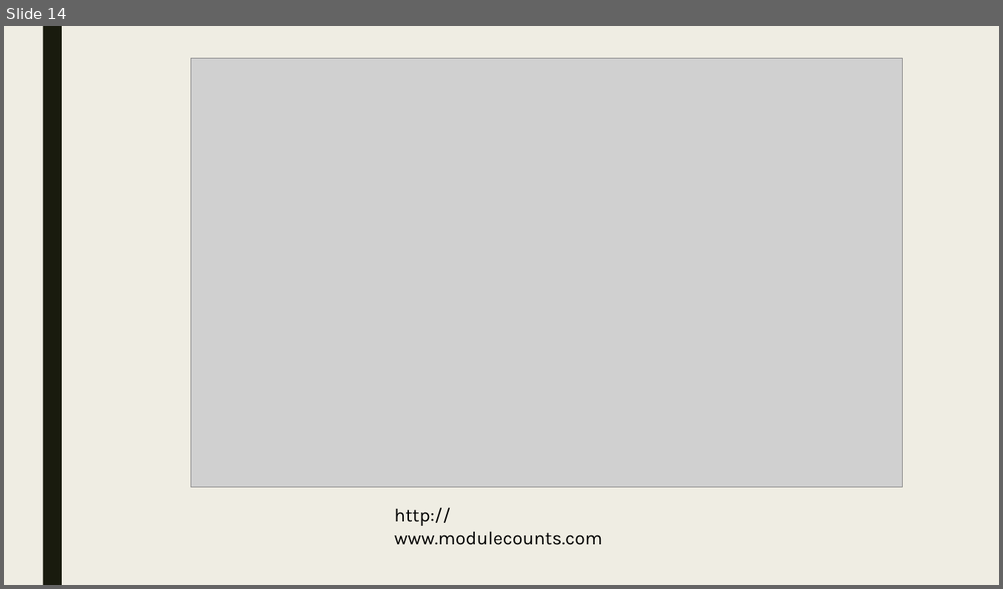
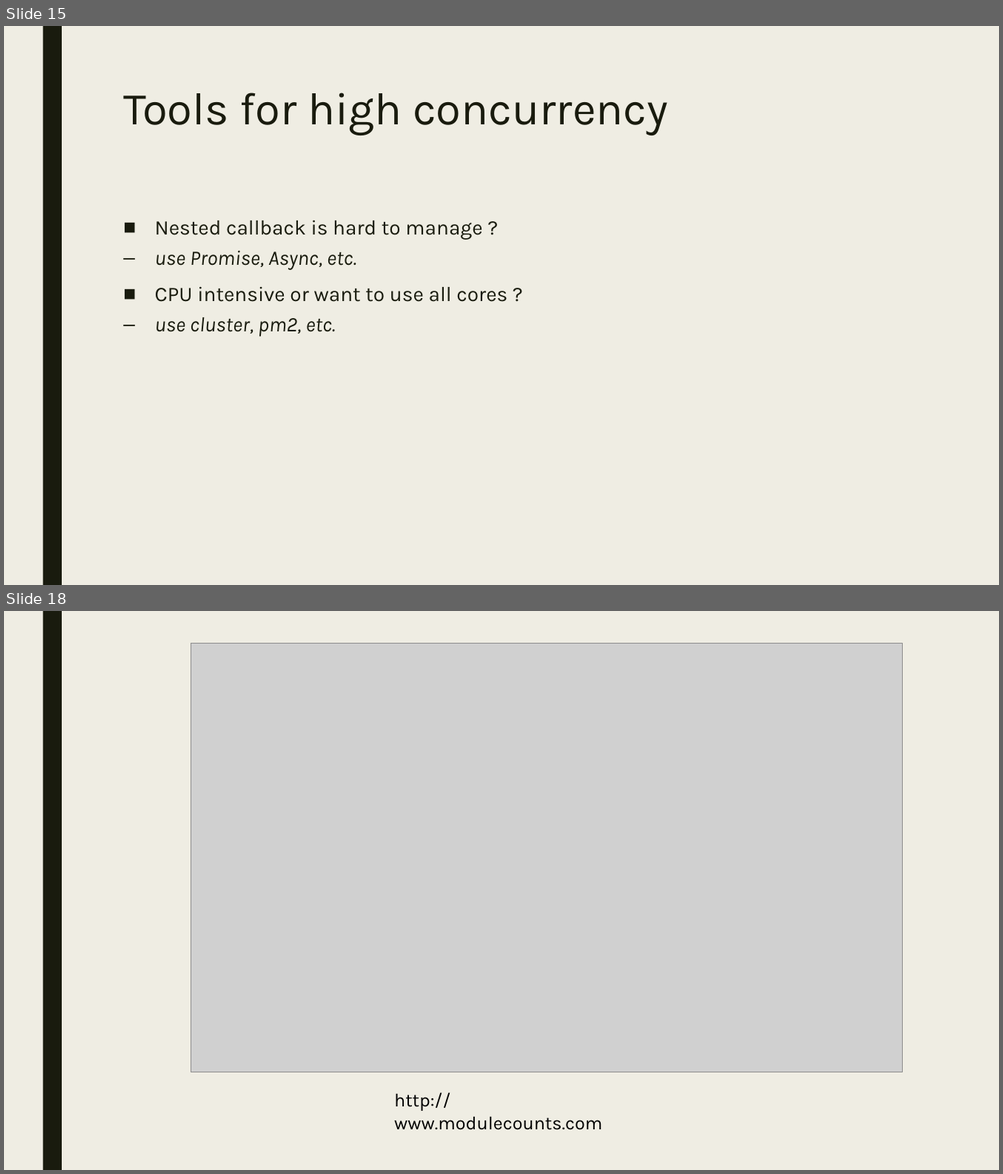
Before and after one commit to derektu/NodeTutorial, a slide deck: Presentation.pptx. Shown one above the other, each under a label of ours: slide 14 before the commit, slides 15 and 18 after it; the slides between them are not shown. The pictures are 1003x589 and 1003x1174 pixels, drawn with LibreOffice and Linux fonts; fonts in the diff are those of the drawing; grey boxes stand for pictures. Boxes give left, top, right and bottom in pixels: in the first picture for what was removed or moved away, otherwise in the second. Text is boxed around its words. In the diff, an @@ line names an element or a change of style, - is before the commit and + after.

```diff
--- a/Presentation.pptx
+++ b/Presentation.pptx
@@ slide 15 added at bbox=[4, 26, 999, 585], background #EFEDE3; not listed: 1 template element that a slide beside it also shows @@
@@ title added at bbox=[123, 93, 668, 136], 44 pt, text #191B0E @@
+Tools for high concurrency
@@ text added at bbox=[155, 220, 507, 337], 20 pt, text #191B0E @@
+■ Nested callback is hard to manage ?
+  – use Promise, Async, etc.
+■ CPU intensive or want to use all cores ?
+  – use cluster, pm2, etc.
@@ what was slide 14 is now slide 18 @@
```
Also in this commit, not shown: 2 slides changed, 5 other slides added, 3 other files.
